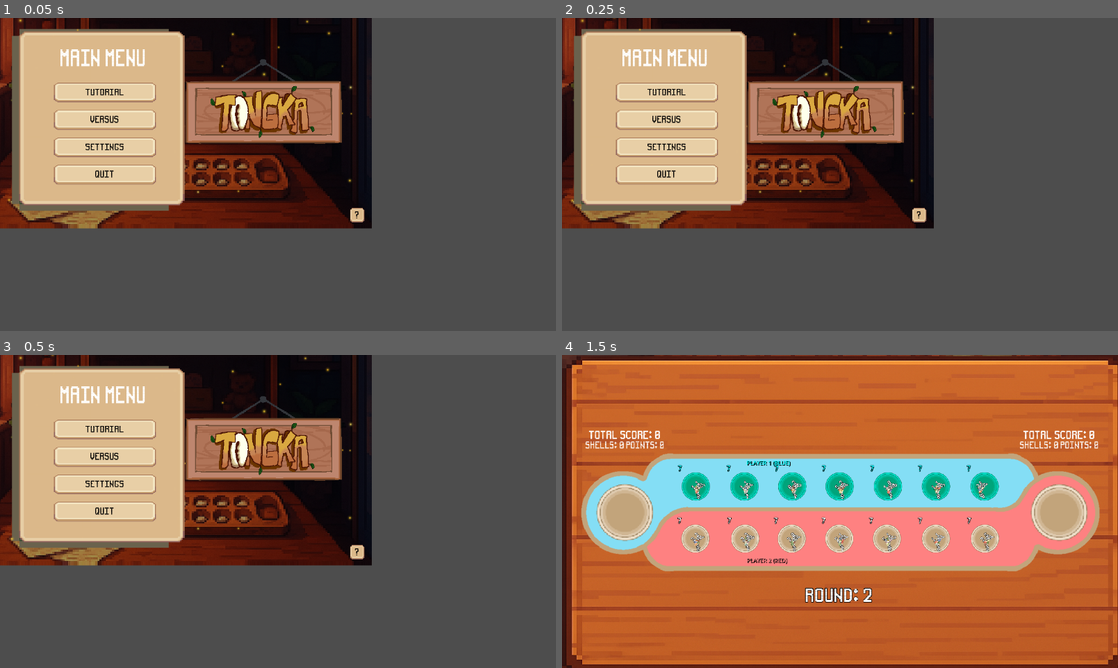
Above: before the commit, frames 1-4 (two rows, left to right).
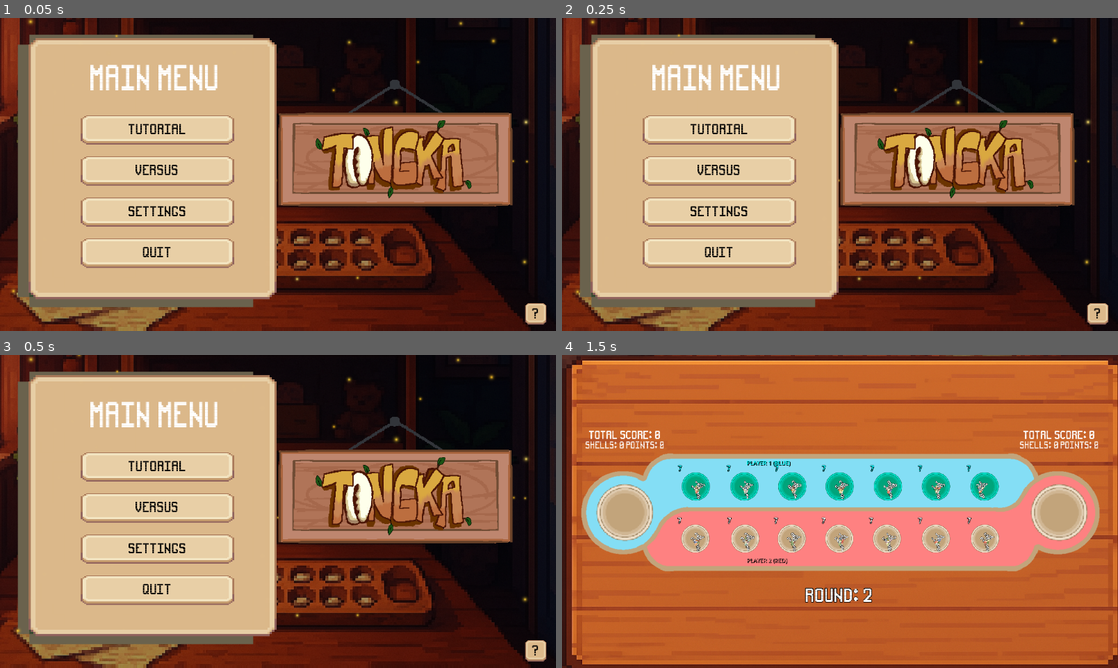
Above: after the commit, the same moments.

Repository: Hoplyman/GameHackathon-Achuuuspekoply
Game: Godot game, scene res://Main Menu/main_menu.tscn
Two runs of this game, one before a commit and one after it. Both use one fixed random seed, a clock stepped at 60 frames per second and the inputs below.
Inputs (mouse positions are in pixels of both pictures, inside the frame that each line leads up to):
- Up to frame 1 (0.05 s): no input
- Up to frame 2 (0.25 s): no input
- Up to frame 3 (0.5 s): no input
- Up to frame 4 (1.5 s): click "Versus" at 0.5 s; move the mouse to (984, 486) at 1.27 s; click (984, 486) at 1.42 s

The runs differ from the first frame. In frame 1, 86% of the frame differs, in the area x 0-100%, y 0-100%; in frame 2, 86%; in frame 3, 86%; in frame 4, nothing differs.

Commit message:
Connect Quit button and update quit method
Added signal connection for the Quit button in the main menu scene and updated the quit method to use get_tree().quit(0) for explicit exit code. Also removed unused autoload entry and made minor project settings adjustments.

Diff:
--- a/Main Menu/main_menu.gd
+++ b/Main Menu/main_menu.gd
@@ -15,7 +15,7 @@
 	settings_panel.visible = true
 
 func _on_quit_pressed():
-	get_tree().quit()
+	get_tree().quit(0)
 
 func _on_back_pressed():
 	button_container.visible = true
--- a/Main Menu/main_menu.tscn
+++ b/Main Menu/main_menu.tscn
@@ -432,5 +432,6 @@
 [connection signal="pressed" from="Button_Container/Versus" to="." method="_on_versus_pressed"]
 [connection signal="pressed" from="Button_Container/Settings" to="." method="_on_settings_pressed"]
 [connection signal="pressed" from="Button_Container/Settings" to="Settings Panel" method="_on_settings_pressed"]
+[connection signal="pressed" from="Button_Container/Quit" to="." method="_on_quit_pressed"]
 [connection signal="pressed" from="Settings Panel/Back" to="." method="_on_back_pressed"]
 [connection signal="value_changed" from="Settings Panel/Label/AudioControl" to="Settings Panel/Label/AudioControl" method="_on_value_changed"]
--- a/project.godot
+++ b/project.godot
@@ -15,16 +15,11 @@
 config/features=PackedStringArray("4.4", "GL Compatibility")
 config/icon="res://Main Menu/icon.svg"
 
-[autoload]
-
-ResolutionManager="*res://Scripts/ResolutionManager.gd"
-
 [display]
 
 window/size/viewport_width=1280
 window/size/viewport_height=720
 window/size/mode=3
-window/size/resizable=false
 window/stretch/mode="viewport"
 
 [global_group]
